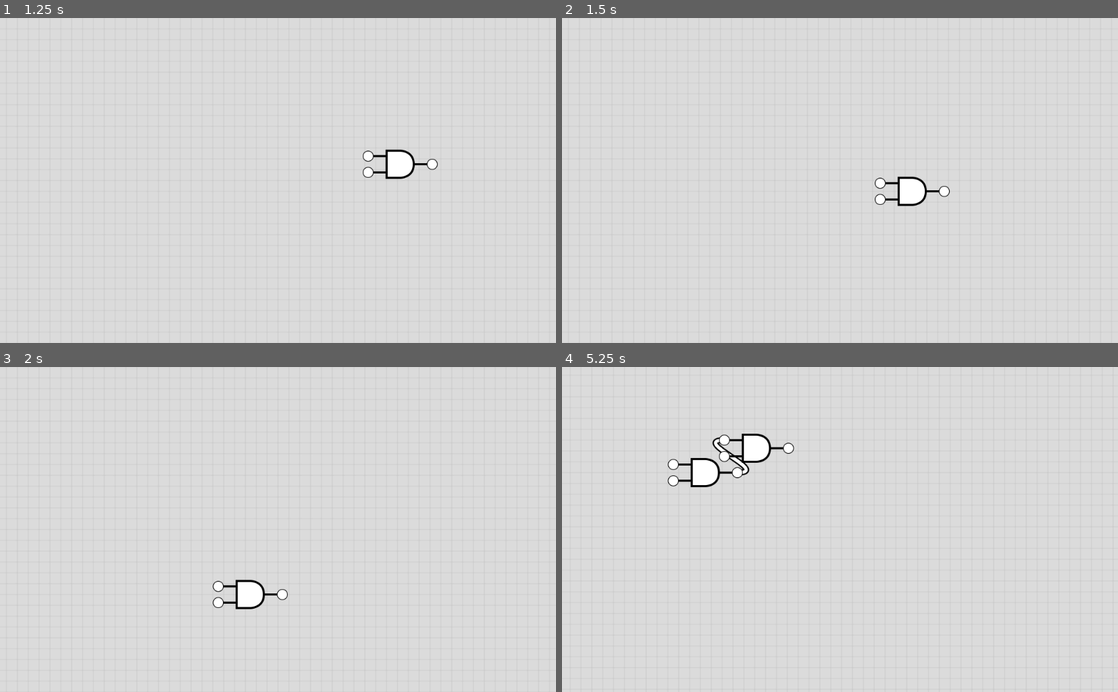
Above: before the commit, frames 1-4 (two rows, left to right).
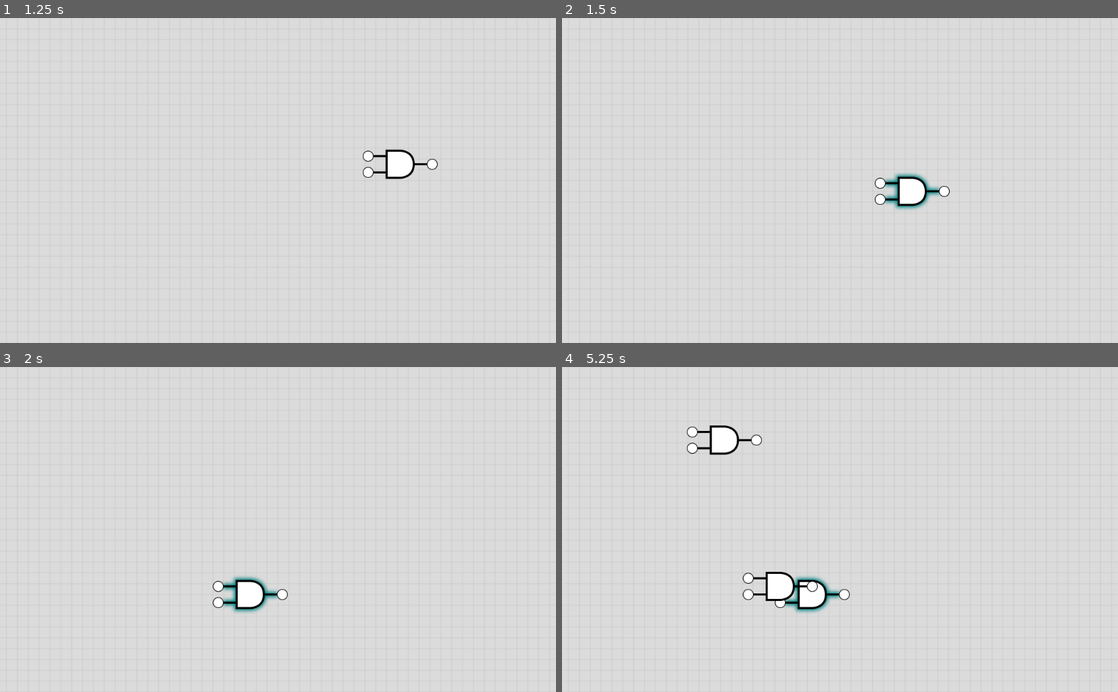
Above: after the commit, the same moments.

Repository: MitchDart/LogicBinGodot
Game: Godot game, scene res://scene/Main.tscn
Same seed, same stepped clock (60 frames per second), same inputs: the game is played once before the commit and once after it.
Inputs (mouse positions are in pixels of both pictures, inside the frame that each line leads up to):
- Up to frame 1 (1.25 s): tap Enter at 0.5 s; move the mouse to (400, 164) at 0.52 s; tap 1 at 0.6 s; click (400, 164) at 0.67 s
- Up to frame 2 (1.5 s): tap Space at 1.25 s; drag from (962, 164) to (812, 245) at 1.27 s
- Up to frame 3 (2 s): no input
- Up to frame 4 (5.25 s): tap Enter at 2, 3.5 s; move the mouse to (778, 588) at 2.02 s; tap 1 at 2.1, 5.1 s; click (778, 588) at 2.17 s; tap Space at 2.75, 4.25 s; drag from (778, 601) to (673, 480) at 2.77 s; drag from (739, 471) to (867, 529) at 3.52 s; drag from (673, 464) to (756, 448) at 4.27 s; move the mouse to (723, 438) at 5.02 s; click (723, 438) at 5.17 s

Frame 1 is identical in both runs. In frame 2, 0.4% of the frame differs, in the area x 58-68%, y 47-59%; in frame 3, 0.4%; in frame 4, 3.1%, in the area x 19-52%, y 17-76%.

Commit message:
Added selected state to components and connections

Diff:
--- /dev/null
+++ b/images/wire.svg
@@ -0,0 +1,74 @@
+<?xml version="1.0" encoding="UTF-8" standalone="no"?>
+<svg
+   xmlns:osb="http://www.openswatchbook.org/uri/2009/osb"
+   xmlns:dc="http://purl.org/dc/elements/1.1/"
+   xmlns:cc="http://creativecommons.org/ns#"
+   xmlns:rdf="http://www.w3.org/1999/02/22-rdf-syntax-ns#"
+   xmlns:svg="http://www.w3.org/2000/svg"
+   xmlns="http://www.w3.org/2000/svg"
+   width="1"
+   height="10"
+   viewBox="0 0 0.26458334 2.6458333"
+   version="1.1"
+   id="svg8">
+  <defs
+     id="defs2">
+    <linearGradient
+       id="linearGradient984"
+       osb:paint="solid">
+      <stop
+         style="stop-color:#000000;stop-opacity:1;"
+         offset="0"
+         id="stop982" />
+    </linearGradient>
+  </defs>
+  <metadata
+     id="metadata5">
+    <rdf:RDF>
+      <cc:Work
+         rdf:about="">
+        <dc:format>image/svg+xml</dc:format>
+        <dc:type
+           rdf:resource="http://purl.org/dc/dcmitype/StillImage" />
+        <dc:title></dc:title>
+      </cc:Work>
+    </rdf:RDF>
+  </metadata>
+  <g
+     id="layer2"
+     transform="translate(-10.483193,-14.552083)">
+    <rect
+       style="fill:#b3b3b3;stroke-width:0.264583"
+       id="rect102"
+       width="5.2916665"
+       height="5.2916665"
+       x="3.8686104"
+       y="14.552083" />
+    <rect
+       style="fill:#b3b3b3;stroke-width:0.264583"
+       id="rect104"
+       width="5.2916665"
+       height="5.2916665"
+       x="17.097776"
+       y="14.552083" />
+    <rect
+       style="fill:#b3b3b3;stroke-width:0.264583"
+       id="rect104-6"
+       width="5.2916665"
+       height="5.2916665"
+       x="23.71236"
+       y="14.552083" />
+  </g>
+  <g
+     id="layer1"
+     transform="translate(-10.483193,-14.552083)">
+    <path
+       style="fill:none;stroke:#000000;stroke-width:0.6;stroke-linecap:butt;stroke-linejoin:miter;stroke-opacity:1;stroke-miterlimit:4;stroke-dasharray:none"
+       d="m 10.483193,14.816666 h 0.264583"
+       id="path4974" />
+    <path
+       style="fill:none;stroke:#000000;stroke-width:0.6;stroke-linecap:butt;stroke-linejoin:miter;stroke-opacity:1;stroke-miterlimit:4;stroke-dasharray:none"
+       d="m 10.483193,16.933333 h 0.264583"
+       id="path4976" />
+  </g>
+</svg>
--- a/project.godot
+++ b/project.godot
@@ -14,7 +14,7 @@
 "language": "GDScript",
 "path": "res://scripts/Component.gd"
 }, {
-"base": "Reference",
+"base": "Node2D",
 "class": "Connection",
 "language": "GDScript",
 "path": "res://scripts/Connection.gd"
--- a/scene/AndGate.tscn
+++ b/scene/AndGate.tscn
@@ -1,13 +1,16 @@
-[gd_scene load_steps=6 format=2]
+[gd_scene load_steps=8 format=2]
 
 [ext_resource path="res://scripts/Component.gd" type="Script" id=1]
 [ext_resource path="res://images/gates/and.svg" type="Texture" id=2]
+[ext_resource path="res://images/gates/selected/and.png" type="Texture" id=3]
 [ext_resource path="res://scene/IO.tscn" type="PackedScene" id=5]
 
 [sub_resource type="QuadMesh" id=1]
 
 [sub_resource type="RectangleShape2D" id=2]
 extents = Vector2( 0.266845, 0.268651 )
+
+[sub_resource type="QuadMesh" id=3]
 
 [node name="AndGate" type="MeshInstance2D"]
 scale = Vector2( 100, 100 )
@@ -30,6 +33,13 @@
 [node name="OutA" parent="." instance=ExtResource( 5 )]
 position = Vector2( 0, 0.59 )
 is_output = true
+
+[node name="Selected" type="MeshInstance2D" parent="."]
+visible = false
+show_behind_parent = true
+scale = Vector2( 1.5, 1.5 )
+mesh = SubResource( 3 )
+texture = ExtResource( 3 )
 [connection signal="mouse_entered" from="Area2D" to="." method="_on_Area2D_mouse_entered"]
 [connection signal="mouse_exited" from="Area2D" to="." method="_on_Area2D_mouse_exited"]
 [connection signal="on_click" from="InB" to="." method="_on_io_click"]
--- /dev/null
+++ b/scene/Connection.tscn
@@ -0,0 +1,13 @@
+[gd_scene load_steps=3 format=2]
+
+[ext_resource path="res://scripts/Connection.gd" type="Script" id=1]
+[ext_resource path="res://scene/Wire.tscn" type="PackedScene" id=2]
+
+[node name="Connection" type="Node2D"]
+script = ExtResource( 1 )
+
+[node name="Wire" parent="." instance=ExtResource( 2 )]
+end_point = Vector2( 0, 0 )
+tension_start = 0.0
+tension_end = 0.0
+[connection signal="on_click" from="Wire" to="." method="_on_wire_click"]
--- a/scene/Main.tscn
+++ b/scene/Main.tscn
@@ -29,6 +29,7 @@
 [node name="BackgroundGrid" type="MeshInstance2D" parent="Camera"]
 material = SubResource( 1 )
 scale = Vector2( 1024, 600 )
+z_index = -10
 z_as_relative = false
 mesh = SubResource( 2 )
 script = ExtResource( 4 )
--- a/scene/Wire.tscn
+++ b/scene/Wire.tscn
@@ -1,6 +1,19 @@
-[gd_scene load_steps=2 format=2]
+[gd_scene load_steps=3 format=2]
 
 [ext_resource path="res://scripts/Wire.gd" type="Script" id=1]
+[ext_resource path="res://images/wire_selected.png" type="Texture" id=2]
 
 [node name="Wire" type="Node2D"]
 script = ExtResource( 1 )
+end_point = Vector2( 150, 150 )
+tension_start = 70.0
+tension_end = 70.0
+
+[node name="Select" type="Line2D" parent="."]
+visible = false
+show_behind_parent = true
+points = PoolVector2Array( 0, 0, 0.108719, 3.23776, 0.430298, 6.39038, 0.95787, 9.4606, 1.68457, 12.4512, 2.60353, 15.3648, 3.70789, 18.2043, 4.99077, 20.9724, 6.44531, 23.6719, 8.06465, 26.3054, 9.84192, 28.8757, 11.7702, 31.3857, 13.8428, 33.8379, 16.0526, 36.2352, 18.3929, 38.5803, 23.4375, 43.125, 28.9215, 47.4939, 34.79, 51.709, 47.4609, 59.7656, 102.539, 90.2344, 115.21, 98.291, 121.078, 102.506, 126.563, 106.875, 131.607, 111.42, 133.947, 113.765, 136.157, 116.162, 138.23, 118.614, 140.158, 121.124, 141.935, 123.695, 143.555, 126.328, 145.009, 129.028, 146.292, 131.796, 147.396, 134.635, 148.315, 137.549, 149.042, 140.539, 149.57, 143.61, 149.891, 146.762, 150, 150 )
+width = 20.0
+default_color = Color( 1, 1, 1, 1 )
+texture = ExtResource( 2 )
+texture_mode = 2
--- a/scene/XNorGate.tscn
+++ b/scene/XNorGate.tscn
@@ -1,13 +1,16 @@
-[gd_scene load_steps=6 format=2]
+[gd_scene load_steps=8 format=2]
 
 [ext_resource path="res://scripts/Component.gd" type="Script" id=1]
 [ext_resource path="res://images/gates/xnor.svg" type="Texture" id=2]
 [ext_resource path="res://scene/IO.tscn" type="PackedScene" id=3]
+[ext_resource path="res://images/gates/selected/xnor.png" type="Texture" id=4]
 
 [sub_resource type="QuadMesh" id=1]
 
 [sub_resource type="RectangleShape2D" id=2]
 extents = Vector2( 0.266845, 0.268651 )
+
+[sub_resource type="QuadMesh" id=3]
 
 [node name="XNorGate" type="MeshInstance2D"]
 scale = Vector2( 100, 100 )
@@ -30,6 +33,13 @@
 [node name="OutA" parent="." instance=ExtResource( 3 )]
 position = Vector2( 0, 0.59 )
 is_output = true
+
+[node name="Selected" type="MeshInstance2D" parent="."]
+visible = false
+show_behind_parent = true
+scale = Vector2( 1.5, 1.5 )
+mesh = SubResource( 3 )
+texture = ExtResource( 4 )
 [connection signal="mouse_entered" from="Area2D" to="." method="_on_Area2D_mouse_entered"]
 [connection signal="mouse_exited" from="Area2D" to="." method="_on_Area2D_mouse_exited"]
 [connection signal="on_click" from="InA" to="." method="_on_io_click"]
--- a/scripts/Camera2D.gd
+++ b/scripts/Camera2D.gd
@@ -13,7 +13,7 @@
 var _moveCamera: bool = false;
 
 func _unhandled_input(event):
-	if event is InputEventMouseButton && event.button_index == BUTTON_LEFT:
+	if event is InputEventMouseButton && event.button_index == BUTTON_MIDDLE:
 		if event.is_pressed():
 			get_tree().set_input_as_handled()
 			_previousPosition = event.position;
--- a/scripts/Component.gd
+++ b/scripts/Component.gd
@@ -7,8 +7,10 @@
 signal on_input_click(component,index)
 signal on_output_hover(component,index, out)
 signal on_input_hover(component,index, out)
+signal on_click(component)
 
 export var enabled = false;
+export var selected = false setget set_selected;
 
 var mouse_body_hover = false;
 var mouse_dragging = false;
@@ -36,6 +38,7 @@
 	if enabled && event is InputEventMouseButton:
 		if event.button_index == BUTTON_LEFT:
 			if mouse_body_hover && event.is_pressed():
+				emit_signal("on_click", self)
 				mouse_dragging_local_position = (position - get_global_mouse_position())
 				self.mouse_dragging = true
 				get_tree().set_input_as_handled()
@@ -65,3 +68,7 @@
 		emit_signal("on_output_hover",self , io.index, out)
 	else:
 		emit_signal("on_input_hover",self, io.index, out)
+
+func set_selected(value):
+	selected = value
+	get_node("Selected").visible = selected
--- a/scripts/Connection.gd
+++ b/scripts/Connection.gd
@@ -1,20 +1,21 @@
-const Wire = preload("res://scene/Wire.tscn")
+extends Node2D
+
 const Component = preload("res://scripts/Component.gd")
+
+signal on_click(connection)
 
 class_name Connection
 
-var wire : Wire
+export var selected = false setget set_selected
+
 var input_component : Component
 var output_component : Component
 var input_component_IO_index = 0
 var output_component_IO_index = 0
-var scene
 
-func _init(s):
-	scene = s
-	wire = Wire.instance()
-	wire.z_index = 0
-	scene.add_child(wire)
+func set_selected(value):
+	selected = value
+	get_node("Wire").selected = value
 
 func set_input(ic, ii):
 	input_component = ic
@@ -25,20 +26,20 @@
 	output_component_IO_index = oi
 
 func wire_from_output_to_mouse():
-	wire.start_point = output_component.get_output_position(0)
-	wire.end_point = scene.get_global_mouse_position()
-	wire.start_point_direction = output_component.rotation
-	wire.end_point_direction = output_component.rotation
-	wire.tension_start = 100
-	wire.tension_end = 0
+	get_node("Wire").start_point = output_component.get_output_position(0)
+	get_node("Wire").end_point = get_global_mouse_position()
+	get_node("Wire").start_point_direction = output_component.rotation
+	get_node("Wire").end_point_direction = output_component.rotation
+	get_node("Wire").tension_start = 100
+	get_node("Wire").tension_end = 0
 
 func wire_from_output_to_input():
-	wire.start_point = output_component.get_output_position(output_component_IO_index)
-	wire.start_point_direction = output_component.rotation
-	wire.tension_start = 100
-	wire.end_point = input_component.get_input_position(input_component_IO_index)
-	wire.end_point_direction = input_component.rotation + PI*2
-	wire.tension_end = 100
+	get_node("Wire").start_point = output_component.get_output_position(output_component_IO_index)
+	get_node("Wire").start_point_direction = output_component.rotation
+	get_node("Wire").tension_start = 100
+	get_node("Wire").end_point = input_component.get_input_position(input_component_IO_index)
+	get_node("Wire").end_point_direction = input_component.rotation + PI*2
+	get_node("Wire").tension_end = 100
 
-func destroy():
-	scene.remove_child(wire)
+func _on_wire_click(wire):
+	emit_signal("on_click", self)
--- a/scripts/Main.gd
+++ b/scripts/Main.gd
@@ -3,9 +3,8 @@
 #Gate scene declaration
 const ANDGATE = preload("res://scene/AndGate.tscn")
 const XNORGATE = preload("res://scene/XNorGate.tscn")
+const CONNECTION = preload("res://scene/Connection.tscn")
 
-#Class imports
-const Connection = preload("res://scripts/Connection.gd")
 
 #Current creating connection state
 var creating_connection = null
@@ -39,13 +38,16 @@
 	elif event is InputEventKey && event.scancode == KEY_2 && event.is_pressed():
 		spawn_xnor_gate()
 
+# Called when any component is clicked on
+func _on_component_click(component):
+	component.selected = true
 
 # Called when any component is dragged around the scene
 func _on_component_drag(component):
 	# Find and connections for that component
-	var connections = search_for_connections(component)
+	var found_connections = search_for_connections(component)
 	# For each of the connections draw the wire between the two components
-	for connection in connections:
+	for connection in found_connections:
 		connection.wire_from_output_to_input()
 
 # Called when a component input is clicked
@@ -77,7 +79,7 @@
 		creating_connection.wire_from_output_to_mouse()
 	# If the user clicks on anything else destroy the connection
 	elif event is InputEventMouseButton && event.is_pressed():
-		creating_connection.destroy()
+		remove_child(creating_connection)
 		creating_connection = null
 		enable_only_ouputs()
 
@@ -92,7 +94,8 @@
 
 # Creates a new connection and stores it globally
 func create_new_connection(component, index):
-	creating_connection = Connection.new(self)
+	creating_connection = CONNECTION.instance()
+	add_child(creating_connection)
 	creating_connection.set_output(component,index)
 	creating_connection.wire_from_output_to_mouse()
 	enable_only_unoccupied_inputs()
@@ -101,6 +104,7 @@
 func complete_new_connection(component, index):
 	if is_input_occupied(component, index):
 		return
+	creating_connection.connect("on_click", self, "_on_connection_click")
 	creating_connection.set_input(component,index)
 	creating_connection.wire_from_output_to_input()
 	connections.push_back(creating_connection)
@@ -115,10 +119,15 @@
 			found_connections.push_back(connection)
 	return found_connections
 
+# Called when any component is clicked on
+func _on_connection_click(connection):
+	connection.selected = true
+
 #--- Components ----
 
 # Setup component by connecting signals and dropping onto canvas
 func complete_new_component():
+	creating_component.connect("on_click", self, "_on_component_click")
 	creating_component.connect("on_drag", self, "_on_component_drag")
 	creating_component.connect("on_input_click", self,"_on_component_input_click")
 	creating_component.connect("on_input_hover", self, "_on_component_input_hover")
--- a/scripts/Wire.gd
+++ b/scripts/Wire.gd
@@ -1,6 +1,10 @@
+tool
+
 extends Node2D
 
 class_name Wire
+
+signal on_click(wire)
 
 export var start_point = Vector2(0.0,0.0) setget set_startpoint
 export var end_point = Vector2(0.0,0.0) setget set_endpoint
@@ -11,10 +15,18 @@
 export var start_point_direction = 0.0 setget set_start_point_direction
 export var end_point_direction = 0.0 setget set_end_point_direction
 
-export var width = 10
-export var border_width = 5
+export var selected = false setget set_selected
+
+export var width = 10 setget set_width
+export var border = 5 setget set_border
 
 var curve = Curve2D.new()
+
+func set_selected(new_selected):
+	if selected != new_selected:
+		selected = new_selected
+		get_node("Select").visible = selected
+
 
 func set_startpoint(new_startpoint):
 	if start_point != new_startpoint:
@@ -46,6 +58,14 @@
 		end_point_direction = new_end_point_direction
 		update()
 
+func set_border(new_border):
+	border = new_border
+	update()
+
+func set_width(new_width):
+	width = new_width
+	update()
+
 # Called when the node enters the scene tree for the first time.
 func _ready():
 	pass # Replace with function body.
@@ -64,13 +84,20 @@
 	var outA = cp1.xform(Vector2(0.0,0.0))
 	var outB = Vector2(0.0,0.0)
 
-
-
 	curve.clear_points()
 	curve.add_point(start_point, inA, outA)
 	curve.add_point(end_point, inB, outB)
 
-	var points = curve.tessellate()
+	var points = curve.tessellate(6,2)
+	draw_polyline(points, Color.black, width, true)
+	draw_polyline(points, Color.white, width - border, true)
 
-	draw_polyline(points, Color.black, width, true)
-	draw_polyline(points, Color.white, width - border_width, true)
+	get_node("Select").points = points
+
+func _unhandled_input(event):
+	if event is InputEventMouseButton && event.button_index == BUTTON_LEFT && event.is_pressed():
+		var closest_point = curve.get_closest_point(get_local_mouse_position())
+		var distance_to_mouse = closest_point.distance_to(get_local_mouse_position())
+		if distance_to_mouse < border:
+			emit_signal("on_click", self)
+			get_tree().set_input_as_handled()
--- /dev/null
+++ b/scripts/WireLine.gd
@@ -0,0 +1,21 @@
+extends Line2D
+
+
+# Declare member variables here. Examples:
+# var a = 2
+# var b = "text"
+
+
+# Called when the node enters the scene tree for the first time.
+func _ready():
+	default_color = Color(1, 1, 1, 1)
+	texture = preload("res://images/wire.svg")
+	width = 32
+	texture_mode = Line2D.LINE_TEXTURE_STRETCH
+	begin_cap_mode = Line2D.LINE_CAP_BOX
+	set_joint_mode(Line2D.LINE_JOINT_BEVEL)
+
+
+# Called every frame. 'delta' is the elapsed time since the previous frame.
+#func _process(delta):
+#	pass
Binary file added: images/gates/selected/and.png
Not shown, added: images/gates/selected/and.png.import
Binary file added: images/gates/selected/xnor.png
Not shown, added: images/gates/selected/xnor.png.import
Not shown, added: images/wire.svg.import
Binary file added: images/wire_selected.png
Not shown, added: images/wire_selected.png.import
